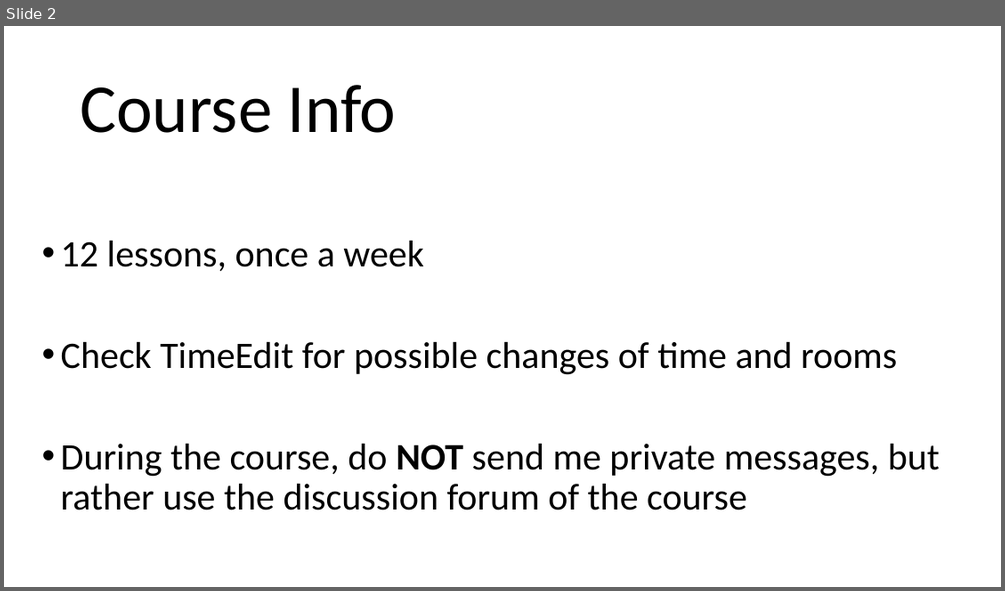
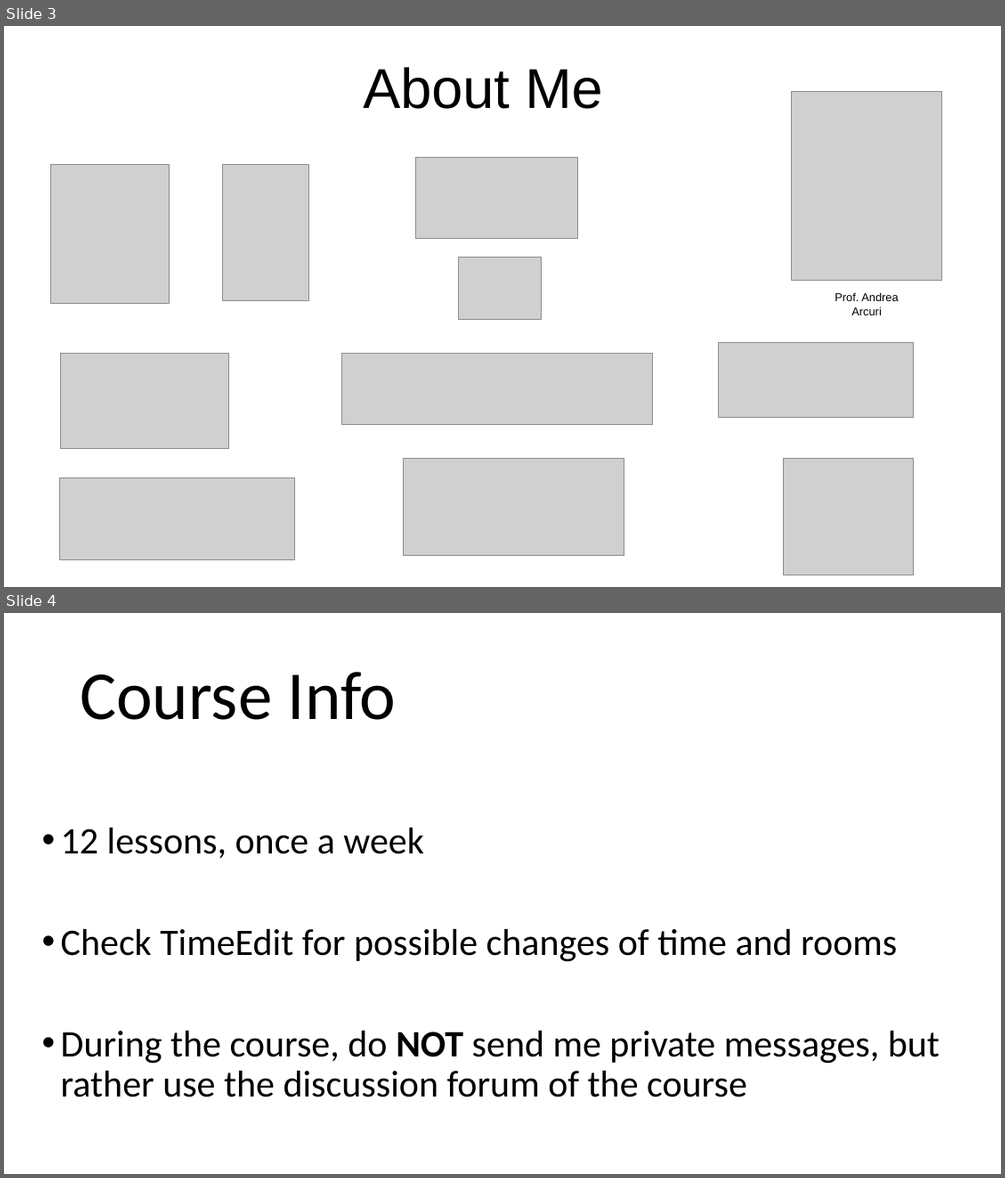
Before and after one commit to arcuri82/web_development_and_api_design, a slide deck: docs/slides/lesson_01.pptx. Shown one above the other, each under a label of ours: slide 2 before the commit, slides 3 and 4 after it. The pictures are 1005x591 and 1005x1178 pixels, drawn with LibreOffice and Linux fonts; fonts in the diff are those of the drawing; grey boxes stand for pictures. Boxes give left, top, right and bottom in pixels: in the first picture for what was removed or moved away, otherwise in the second. Text is boxed around its words. In the diff, an @@ line names an element or a change of style, - is before the commit and + after.

```diff
--- a/docs/slides/lesson_01.pptx
+++ b/docs/slides/lesson_01.pptx
@@ slide 3 added at [4,26,1001,587], background #FFFFFF @@
@@ title added at [363,67,603,109], 54 pt, text #000000 @@
+About Me
@@ picture added at [792,92,942,281] @@
@@ picture added at [416,158,578,239] @@
@@ picture added at [51,164,170,304] @@
@@ picture added at [222,164,308,301] @@
@@ picture added at [459,257,541,319] @@
@@ text added at [834,292,898,315], 11 pt, text #000000 @@
+Prof. Andrea Arcuri
@@ picture added at [718,342,914,418] @@
@@ picture added at [61,354,229,449] @@
@@ picture added at [342,354,653,425] @@
@@ picture added at [59,477,295,559] @@
@@ picture added at [404,458,624,555] @@
@@ picture added at [783,458,914,575] @@
@@ what was slide 2 is now slide 4 @@
```
Also in this commit, not shown: 10 slides changed, 4 other slides added, 1 other file.
